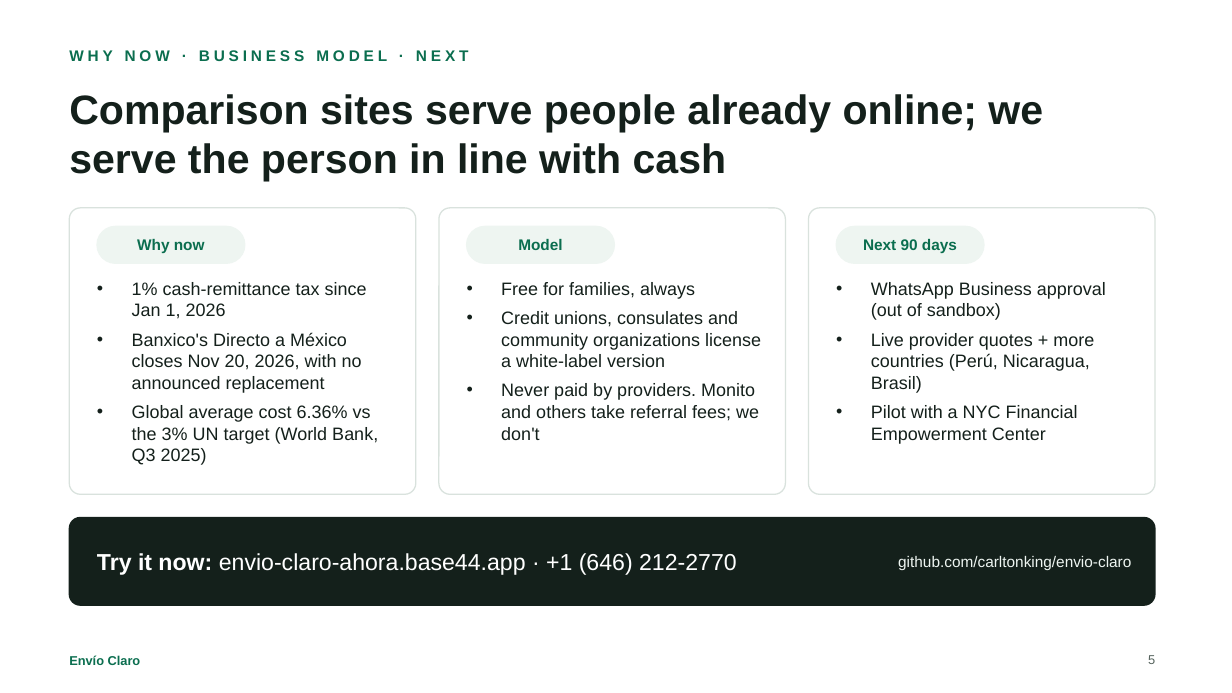
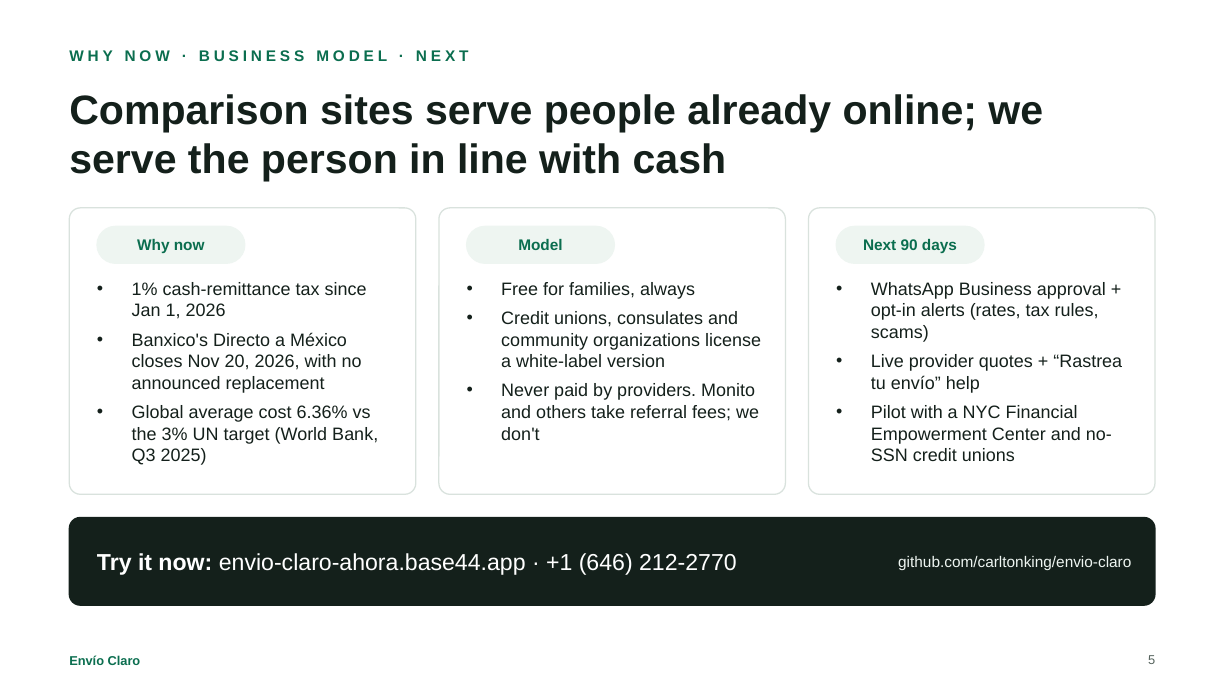
Before and after one commit to carltonking/envio-claro, a slide deck: slide 5 of docs/Envio-Claro-Deck.pptx. Drawn at 1232x693 pixels with LibreOffice and Linux fonts; fonts in the diff are those of the drawing. Boxes give left, top, right and bottom in pixels: in the first picture for what was removed or moved away, otherwise in the second. Text is boxed around its words. In the diff, an @@ line names an element or a change of style, - is before the commit and + after.

```diff
--- a/docs/Envio-Claro-Deck.pptx
+++ b/docs/Envio-Claro-Deck.pptx
@@ text at [871, 282, 1122, 461]: text changed @@
-• WhatsApp Business approval (out of sandbox)
-• Live provider quotes + more countries (Perú, Nicaragua, Brasil)
-• Pilot with a NYC Financial Empowerment Center
+• WhatsApp Business approval + opt-in alerts (rates, tax rules, scams)
+• Live provider quotes + “Rastrea tu envío” help
+• Pilot with a NYC Financial Empowerment Center and no-SSN credit unions
```
Also in this commit, not shown: 1 other file.
